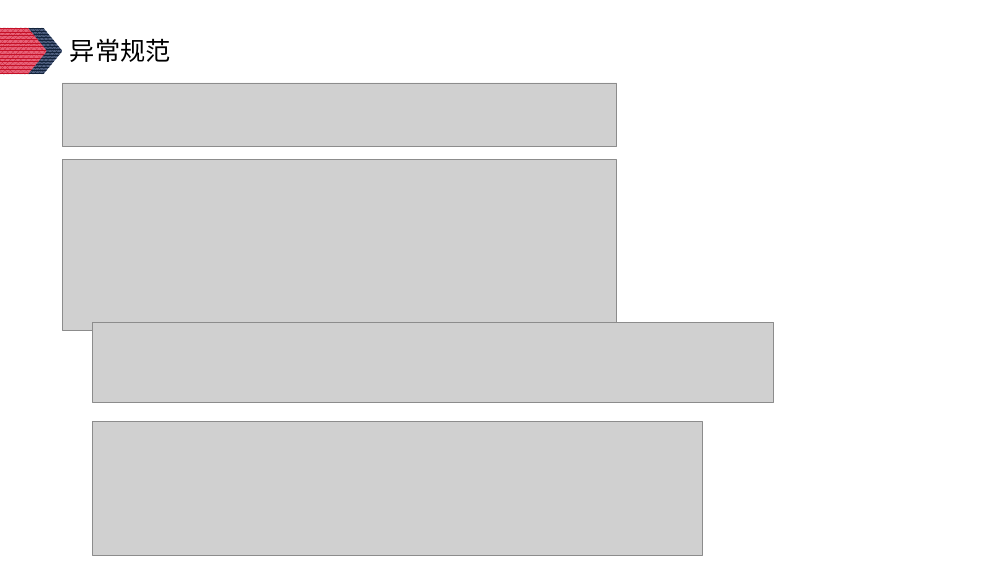
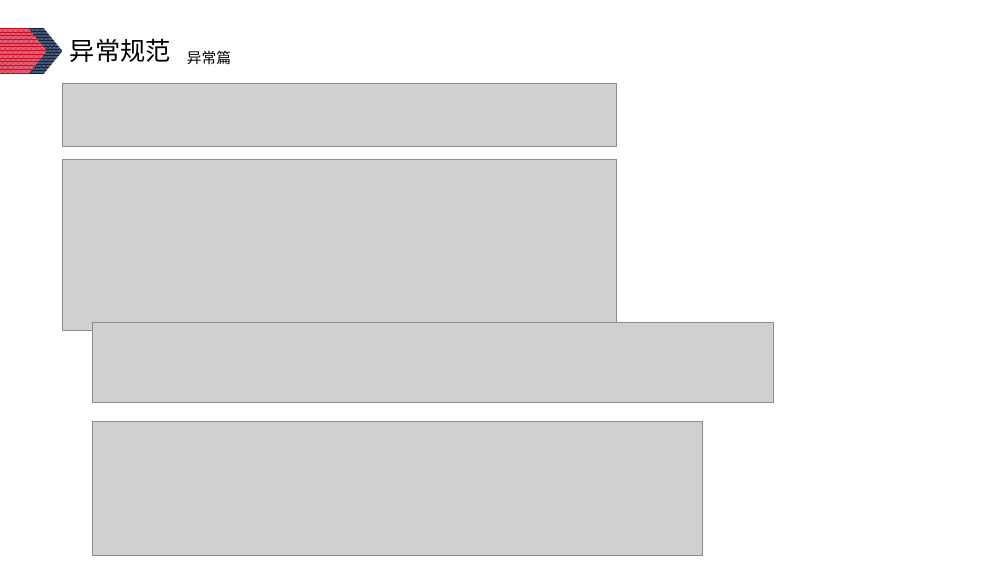
Before and after one commit to Lunzqd/codingProtocol, a slide deck: slide 22 of java开发手册知识分享-李龙.pptx (slide 21 before the commit). Drawn at 1008x567 pixels with LibreOffice and Linux fonts; fonts in the diff are those of the drawing; grey boxes stand for pictures. Boxes give left, top, right and bottom in pixels: in the first picture for what was removed or moved away, otherwise in the second. Text is boxed around its words. In the diff, an @@ line names an element or a change of style, - is before the commit and + after.

```diff
--- a/java开发手册知识分享-李龙.pptx
+++ b/java开发手册知识分享-李龙.pptx
@@ text added at [187, 50, 231, 64], 14 pt, text #000000 @@
+异常篇
```
Also in this commit, not shown: 6 other slides changed, 1 slide added.
